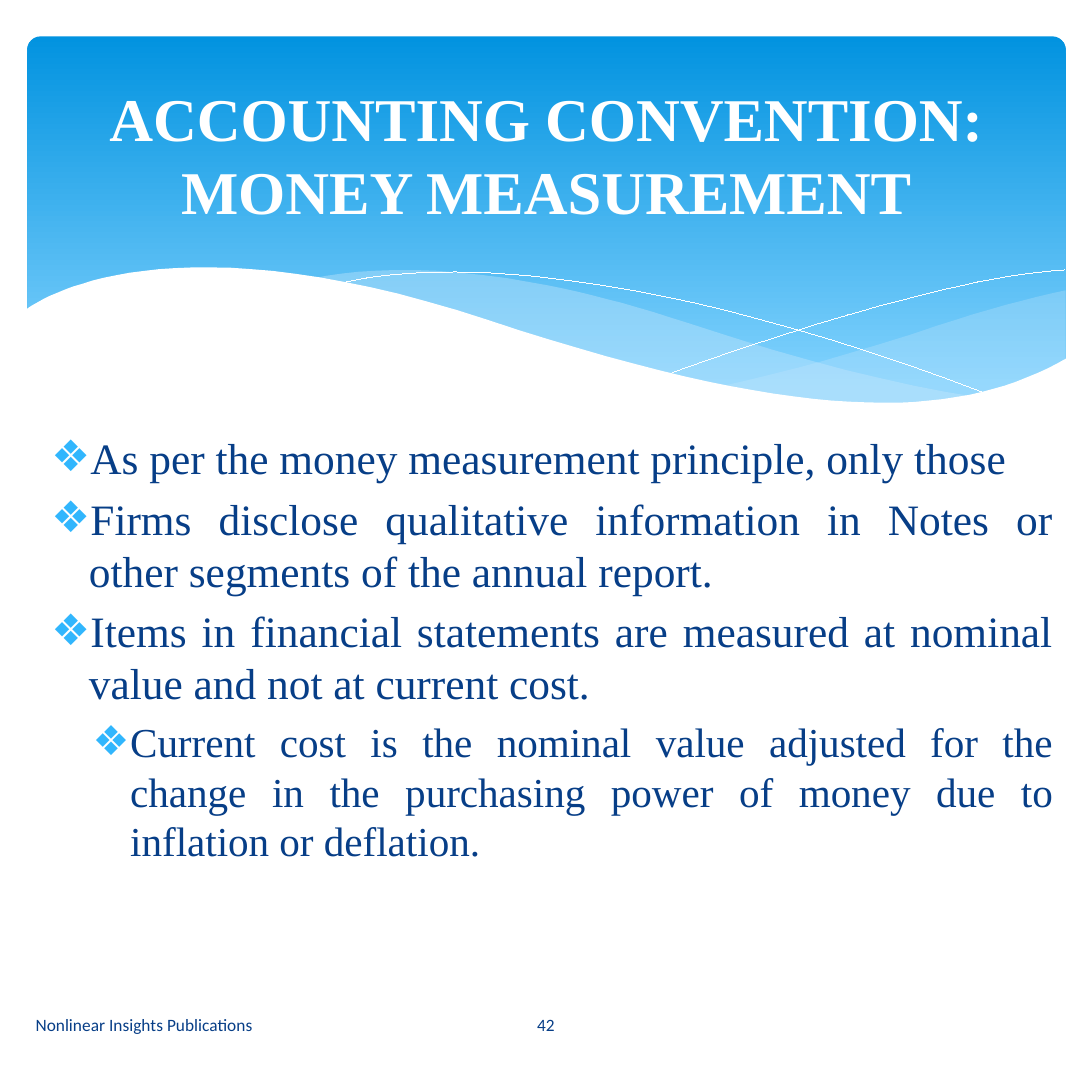
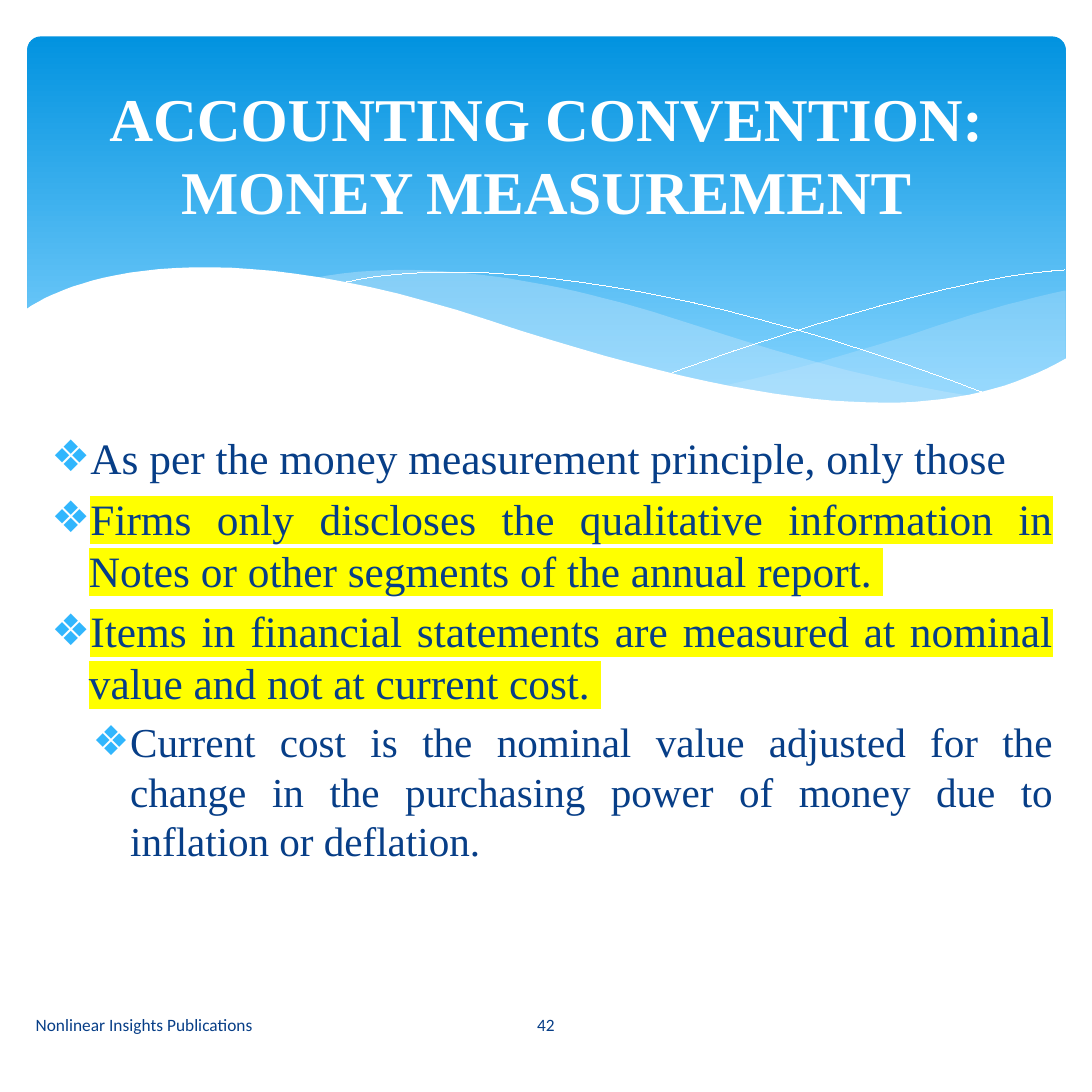
Before and after one commit to kd10041/Acads-KGP, a slide deck: slide 42 of Semester-7-Autum'24/EP61203-Financial-&-Legal-aspect-of-new-ventures/Chapter-1-Introduction.pptx. Drawn at 1092x1092 pixels with LibreOffice and Linux fonts; fonts in the diff are those of the drawing. Boxes give left, top, right and bottom in pixels: in the first picture for what was removed or moved away, otherwise in the second. Text is boxed around its words. In the diff, an @@ line names an element or a change of style, - is before the commit and + after.

```diff
--- a/Semester-7-Autum'24/EP61203-Financial-&-Legal-aspect-of-new-ventures/Chapter-1-Introduction.pptx
+++ b/Semester-7-Autum'24/EP61203-Financial-&-Legal-aspect-of-new-ventures/Chapter-1-Introduction.pptx
@@ text at [89,504,1052,595]: text changed @@
-❖ Firms disclose qualitative information in Notes or other segments of the annual report.
+❖ Firms only discloses the qualitative information in Notes or other segments of the annual report.
@@ text at [89,616,1052,700]: highlight none to #FFFF00 in "Items in financial statements are measured at ..." @@
```
Also in this commit, not shown: 52 other slides changed, 4 other files.
